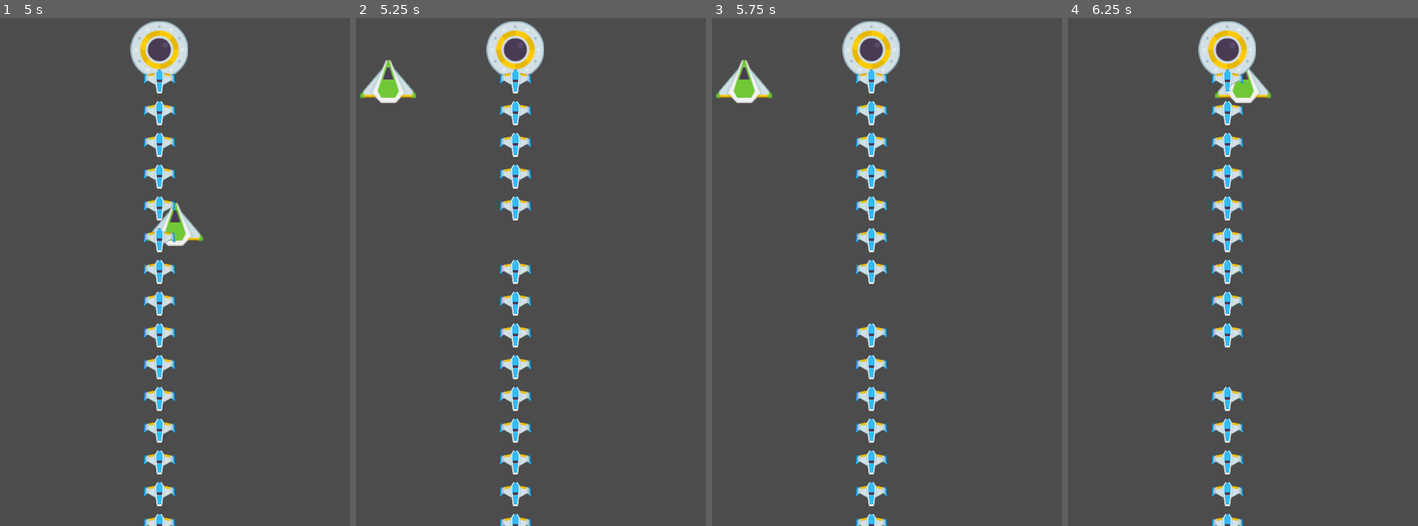
Above: before the commit, frames 1-4 (left to right).
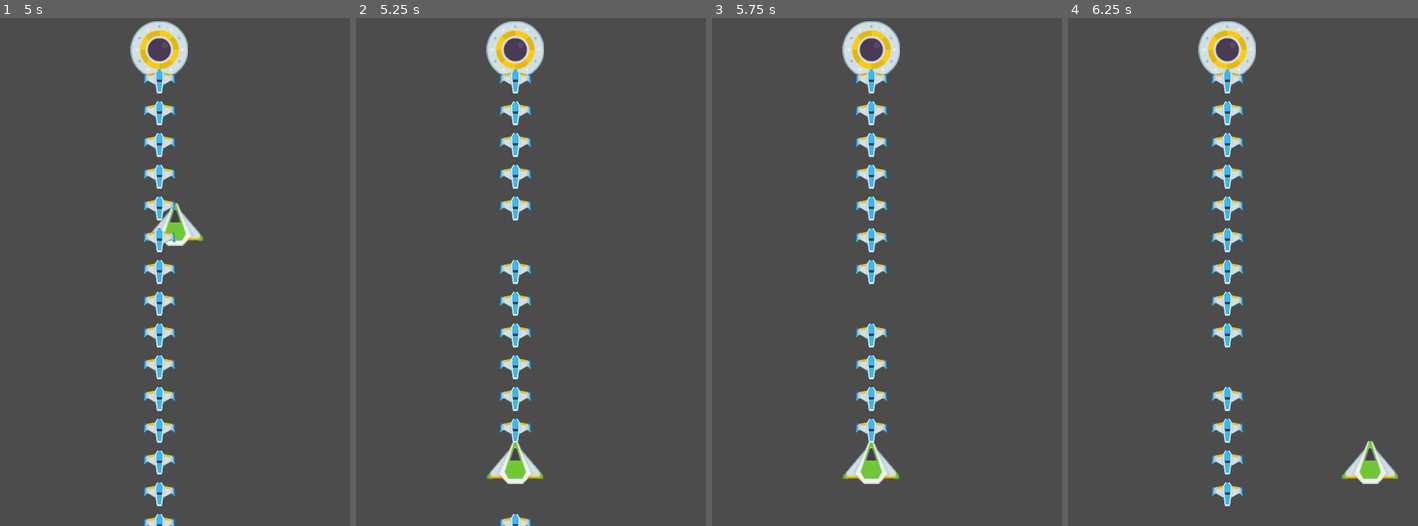
Above: after the commit, the same moments.

Repository: TropicalMage/shmup
Game: Godot game, scene res://shmup.tscn
Two runs of this game, one before a commit and one after it. Both use one fixed random seed, a clock stepped at 60 frames per second and the inputs below.
Inputs:
- Up to frame 1 (5 s): tap Enter at 0.5 s; hold Right (ui_right) 0.53-1.28 s; hold Shift (slowdown) 1.28-2.03 s; hold Right (ui_right) 2.03-2.78 s; hold Up (ui_up) 2.78-3.53 s; hold Left (ui_left) from 3.53 s (still down); tap Space at 4.25 s
- Up to frame 2 (5.25 s): release Left (ui_left) at 5.03 s; hold Shift (slowdown) from 5.03 s (still down)
- Up to frame 3 (5.75 s): keep holding Shift (slowdown)
- Up to frame 4 (6.25 s): release Shift (slowdown) at 5.78 s; hold Right (ui_right) from 5.78 s (still down)

Frame 1 is identical in both runs. In frame 2, 1.6% of the frame differs, in the area x 1-54%, y 8-97%; in frame 3, 1.7%, in the area x 1-54%, y 8-100%; in frame 4, 1.3%.

Commit message:
Remove area entities after leaving screen bounds

Diff:
--- /dev/null
+++ b/Bounds.gd
@@ -0,0 +1,11 @@
+extends Area2D
+
+# class member variables go here, for example:
+# var a = 2
+# var b = "textvar"
+
+func _ready():
+	connect("area_exited", self, "clean")
+
+func clean(body):
+	body.queue_free()
--- a/shmup.tscn
+++ b/shmup.tscn
@@ -1,10 +1,11 @@
-[gd_scene load_steps=8 format=2]
+[gd_scene load_steps=10 format=2]
 
 [ext_resource path="res://Node2D.gd" type="Script" id=1]
 [ext_resource path="res://Ship.gd" type="Script" id=2]
 [ext_resource path="res://assets/playerShip3_green.png" type="Texture" id=3]
 [ext_resource path="res://Evil.gd" type="Script" id=4]
 [ext_resource path="res://assets/ufoYellow.png" type="Texture" id=5]
+[ext_resource path="res://Bounds.gd" type="Script" id=6]
 
 [sub_resource type="CircleShape2D" id=1]
 
@@ -15,6 +16,11 @@
 
 custom_solver_bias = 0.0
 radius = 34.7481
+
+[sub_resource type="RectangleShape2D" id=3]
+
+custom_solver_bias = 0.0
+extents = Vector2( 356.869, 440.232 )
 
 [node name="Node2D" type="Node2D"]
 
@@ -29,7 +35,7 @@
 collision/safe_margin = 0.08
 script = ExtResource( 2 )
 _sections_unfolded = [ "Transform" ]
-default_position = Vector2( 100, 100 )
+default_position = Vector2( 300, 700 )
 
 [node name="Sprite" type="Sprite" parent="Good"]
 
@@ -60,3 +66,21 @@
 
 shape = SubResource( 2 )
 _sections_unfolded = [ "Transform" ]
+
+[node name="Bounds" type="Area2D" parent="."]
+
+position = Vector2( 300, 400 )
+input_pickable = true
+gravity_vec = Vector2( 0, 1 )
+gravity = 98.0
+linear_damp = 0.1
+angular_damp = 1.0
+audio_bus_override = false
+audio_bus_name = "Master"
+script = ExtResource( 6 )
+_sections_unfolded = [ "Transform" ]
+
+[node name="CollisionShape2D" type="CollisionShape2D" parent="Bounds"]
+
+shape = SubResource( 3 )
+_sections_unfolded = [ "Transform" ]
